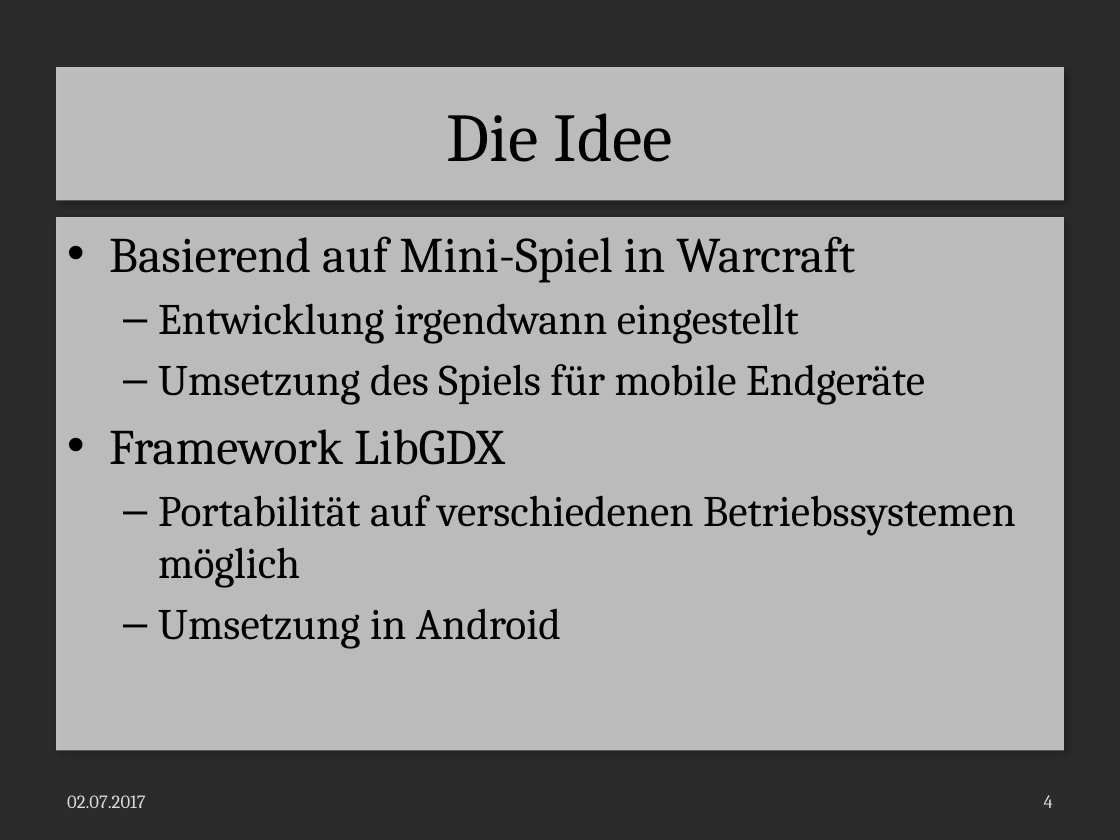
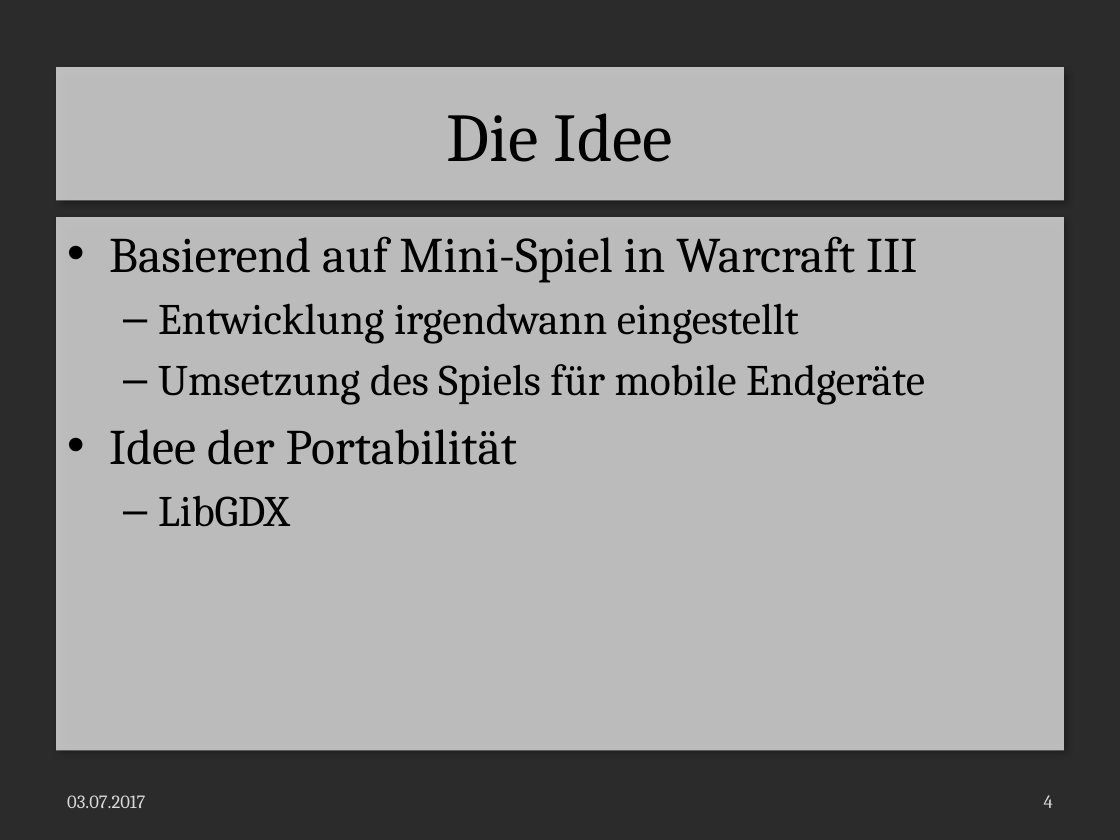
Before and after one commit to LaurenzGebauer/ElementTD, a slide deck: slide 4 of svn/JG16S17P06/trunk/Documentation/ProjectDocumentation/Presentation.pptx. Drawn at 1120x840 pixels with LibreOffice and Linux fonts; fonts in the diff are those of the drawing; background and template pictures are left out; a plain dark background stands for a picture behind light text. Boxes give left, top, right and bottom in pixels: in the first picture for what was removed or moved away, otherwise in the second. Text is boxed around its words. In the diff, an @@ line names an element or a change of style, - is before the commit and + after.

```diff
--- a/svn/JG16S17P06/trunk/Documentation/ProjectDocumentation/Presentation.pptx
+++ b/svn/JG16S17P06/trunk/Documentation/ProjectDocumentation/Presentation.pptx
@@ text at (x1=109, y1=236, x2=917, y2=283): text changed @@
-• Basierend auf Mini-Spiel in Warcraft
+• Basierend auf Mini-Spiel in Warcraft III
@@ text at (x1=109, y1=429, x2=518, y2=527): text changed; size 28 to 32 pt @@
-• Framework LibGDX
-  – Portabilität auf verschiedenen Betriebssystemen möglich
-  – Umsetzung in Android
+• Idee der Portabilität
+  – LibGDX
@@ text at (x1=67, y1=795, x2=145, y2=808): text changed @@
-02.07.2017
+03.07.2017
```
Also in this commit, not shown: 7 other slides changed, 5 slides added, 8 other files.
